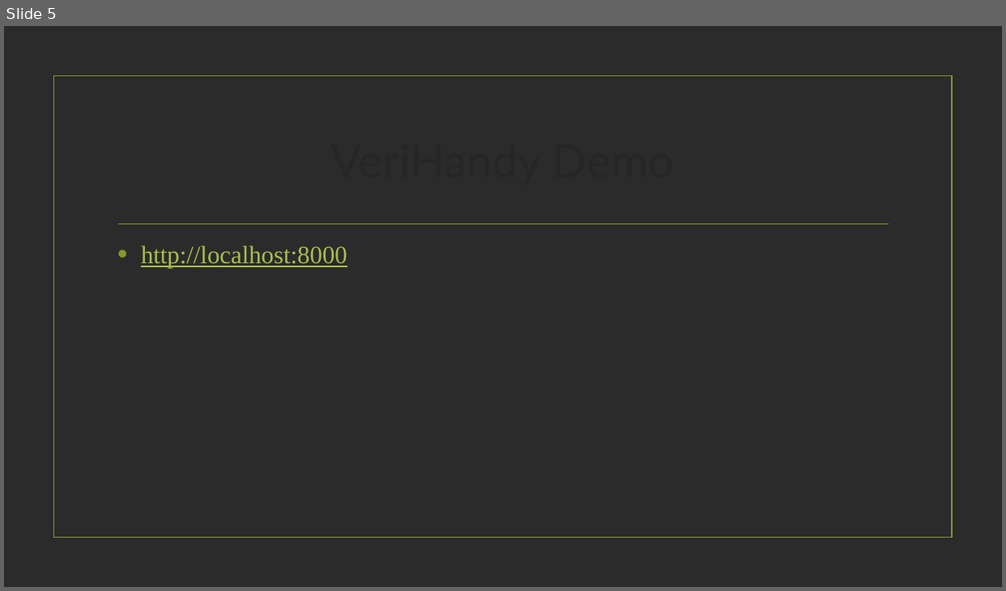
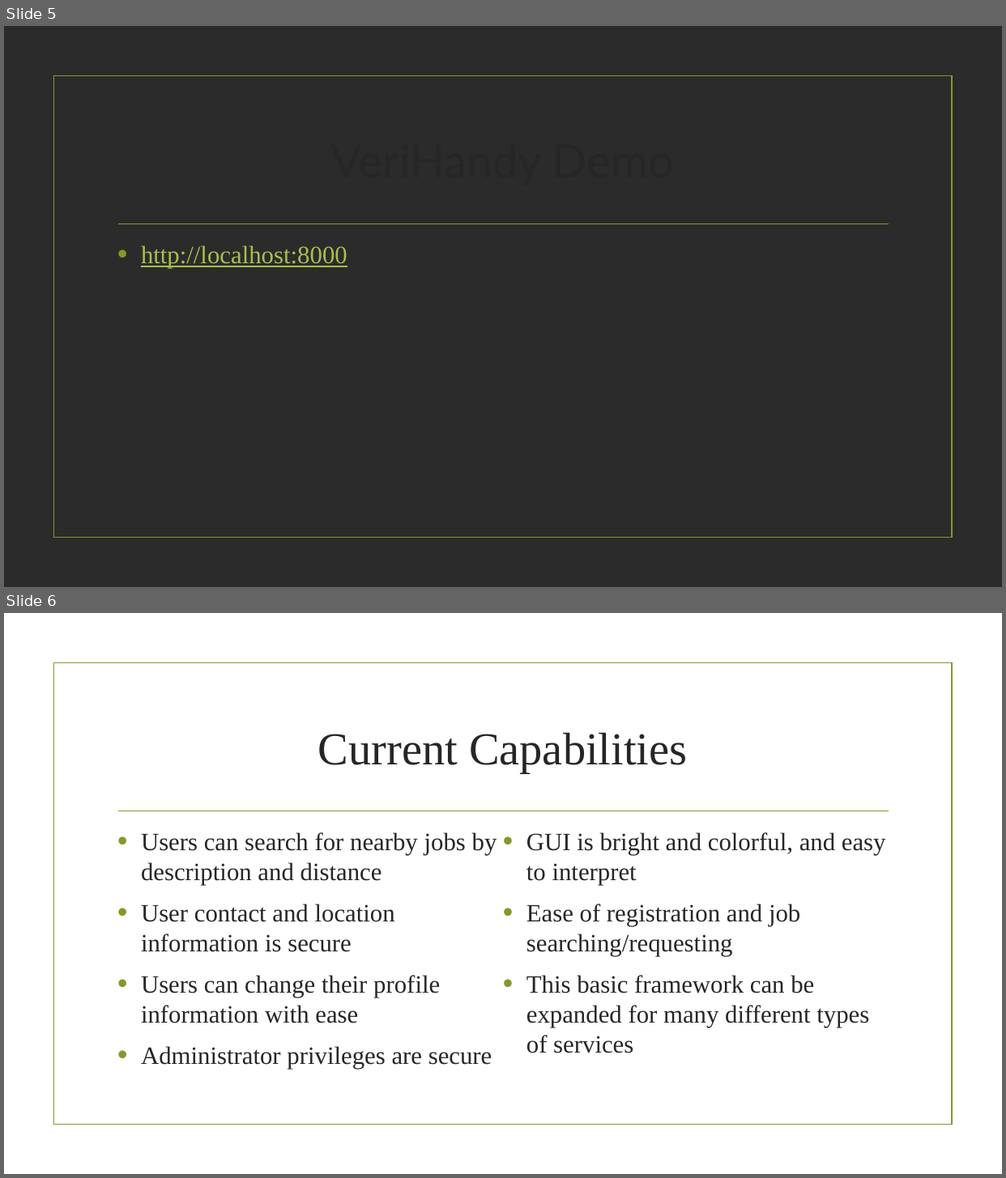
Before and after one commit to jjumbc/Software-Engineering-Group-project, a slide deck: Presentation/Spiral3.pptx. Shown one above the other, each under a label of ours: slide 5 before the commit, slides 5 and 6 after it. The pictures are 1006x591 and 1006x1178 pixels, drawn with LibreOffice and Linux fonts; fonts in the diff are those of the drawing; background and template pictures are left out; a plain dark background stands for a picture behind light text. Boxes give left, top, right and bottom in pixels: in the first picture for what was removed or moved away, otherwise in the second. Text is boxed around its words. In the diff, an @@ line names an element or a change of style, - is before the commit and + after.

Commit message:
Committed presentation for Spiral 3. Changes include new 'Capabilities' slide as well as minor changes throughout

```diff
--- a/Presentation/Spiral3.pptx
+++ b/Presentation/Spiral3.pptx
@@ slide 6 added at (4, 613, 1002, 1174), background picture (left out); not listed: 2 template elements that a slide beside it also shows @@
@@ title added at (318, 733, 687, 773), 44 pt, text #262626 @@
+Current Capabilities
@@ text added at (141, 833, 869, 1069), 24 pt, text #262626 @@
+• Users can search for nearby jobs by description and distance
+• User contact and location information is secure
+• Users can change their profile information with ease
+• Administrator privileges are secure
+• GUI is bright and colorful, and easy to interpret
+• Ease of registration and job searching/requesting
+• This basic framework can be expanded for many different types of services
```
Also in this commit, not shown: 1 slide changed.
